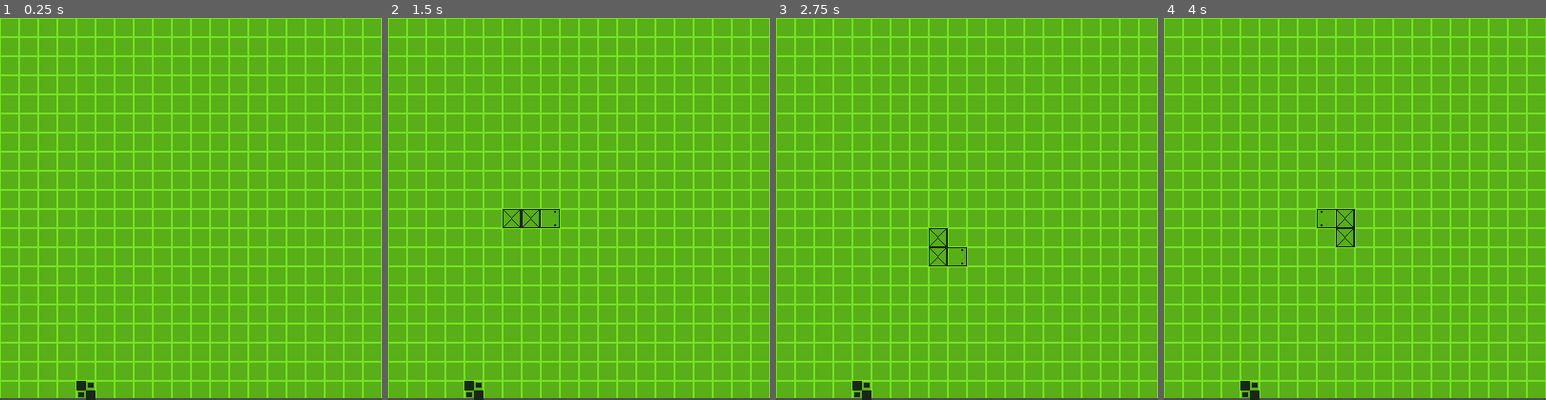
Above: before the commit, frames 1-4 (left to right).
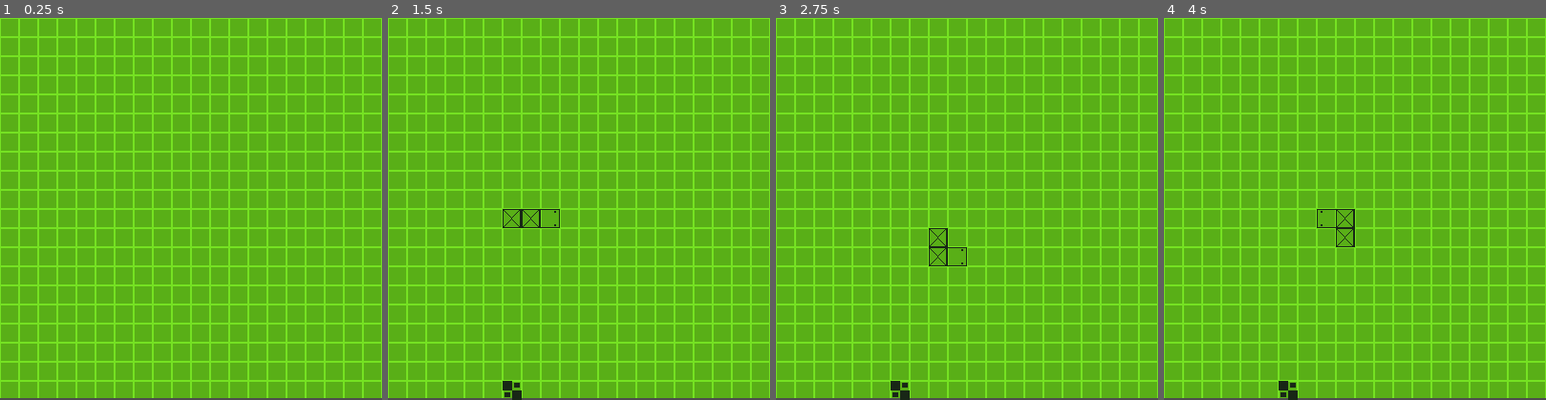
Above: after the commit, the same moments.

Repository: adrianofelix019/retro-snake-game
Game: Godot game, scene res://scenes/main_game.tscn
The game is run twice, just before and just after one commit, with the same random seed, the same clock (stepped at 60 frames per second) and the same inputs.
Inputs:
- Up to frame 1 (0.25 s): no input
- Up to frame 2 (1.5 s): hold Right (ui_right) 0.53-1.28 s; hold Down (ui_down) from 1.28 s (still down)
- Up to frame 3 (2.75 s): tap Enter at 2 s; release Down (ui_down) at 2.03 s; hold Right (ui_right) from 2.03 s (still down)
- Up to frame 4 (4 s): tap Space at 2.75 s; release Right (ui_right) at 2.78 s; hold Up (ui_up) 2.78-3.53 s; tap Enter at 3.5 s; hold Left (ui_left) from 3.53 s (still down)

The runs differ from the first frame. In frame 1, 0.2% of the frame differs, in the area x 20-25%, y 95-100%; in frame 2, 0.3%, in the area x 20-35%, y 95-100%; in frame 3, 0.3%; in frame 4, 0.3%.

Commit message:
add new font and fix bug where apple was invisible

Diff:
--- a/scripts/main_game.gd
+++ b/scripts/main_game.gd
@@ -18,20 +18,24 @@
 	LEFT = TileSetAtlasSource.TRANSFORM_FLIP_H | TileSetAtlasSource.TRANSFORM_FLIP_V,
 	UP = TileSetAtlasSource.TRANSFORM_TRANSPOSE | TileSetAtlasSource.TRANSFORM_FLIP_V,
 }
+var score := 0
 
 
 func _ready() -> void:
-	draw_apple()
+	calculate_apple_position()
 
 
 func _on_game_tick_timeout() -> void:
+	draw_apple()
 	move_snake()
 	draw_snake()
 
 
 func draw_snake() -> void:
 	for index in snake_body.size():
-		if index == 0:
+		var is_head := index == 0
+
+		if is_head:
 			$GameTile.set_cell(
 			FIRST_LAYER,
 			snake_body[index],
@@ -49,19 +53,22 @@
 
 
 func draw_apple() -> void:
+	$GameTile.set_cell(
+		FIRST_LAYER,
+		apple_position,
+		1,
+		Vector2i(0, 0)
+	)
+
+
+func calculate_apple_position() -> void:
 	var random_coords := Vector2i(
 		randi_range(0, 19),
 		randi_range(0, 19)
 	)
 	if random_coords in snake_body:
-		draw_apple()
+		calculate_apple_position()
 	apple_position = random_coords
-	$GameTile.set_cell(
-		FIRST_LAYER,
-		random_coords,
-		1,
-		Vector2i(0, 0)
-	)
 
 
 func move_snake() -> void:
@@ -69,6 +76,7 @@
 	var body_copy = snake_body.duplicate()
 	var new_head = snake_body.front() + snake_direction
 	if new_head == apple_position:
+		calculate_apple_position()
 		draw_apple()
 	else:
 		body_copy.pop_back()
Binary file added: fonts/VCR_OSD_MONO_1.001.ttf
Not shown, added: fonts/VCR_OSD_MONO_1.001.ttf.import
